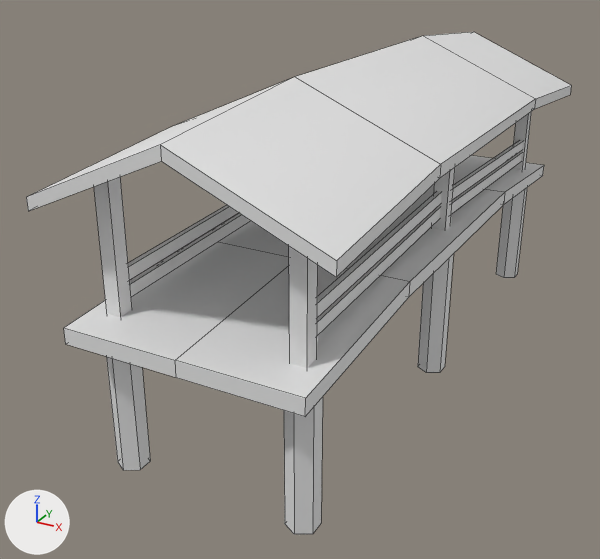
The Blender file resource_files/bridge.blend, before and after one commit.
Both versions are drawn from a camera (50 mm lens) standing at (9.33, -20.72, 8.25) and looking at (-1.21, -1.55, -1.33). The lights are fixed; the arrows at lower left show +X, +Y and +Z. Mesh edges are drawn as thin lines.

Names of what the first picture shows: 'Bridge'.
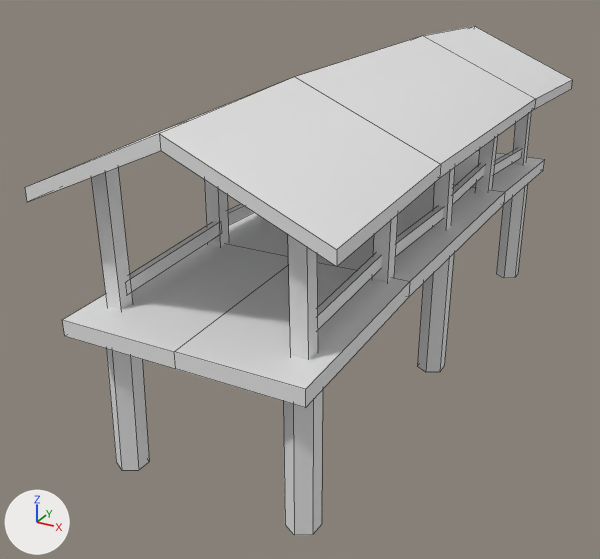
Commit message: edit bridge model

What changed in the scene script:
```text
Change me_cube_002:
    used by ob_bridge; location = (0.0, 0.0, 0.0)
    verts and faces of me_cube_002; kept vertices keep their numbers, new ones are numbered from 124
    before: 0 (-3.0, -9.0, -0.4) at pixel (65, 344), 1 (-3.0, -9.0, 0.0) at pixel (63, 327), 10 (0.0, -9.0, -0.4) at pixel (176, 377), 11 (0.0, -9.0, 0.0) at pixel (175, 360), 28 (-2.7, -7.7, -0.2)
    before: 30 (-2.7, -8.1, -0.2), 32 (-2.4, -8.3, -0.2), 34 (-2.0, -8.1, -0.2), 36 (-2.0, -7.7, -0.2), 38 (-2.4, -7.5, -0.2)
    before: 116 (0.0, -9.0, 4.4) at pixel (160, 144), 117 (-3.6, -9.0, 2.9) at pixel (26, 197), 120 (-3.6, -9.0, 2.6) at pixel (28, 211), 121 (0.0, -9.0, 4.1) at pixel (161, 161)
    before: 2 (-3.0, 9.0, -0.4), 3 (-3.0, 9.0, 0.0), 8 (0.0, 9.0, -0.4), 9 (0.0, 9.0, 0.0), 16 (-2.7, 8.1, -0.2)
    before: 18 (-2.7, 7.7, -0.2), 20 (-2.4, 7.5, -0.2), 22 (-2.0, 7.7, -0.2), 24 (-2.0, 8.1, -0.2), 26 (-2.4, 8.3, -0.2)
    before: 118 (-3.6, 9.0, 2.9), 119 (0.0, 9.0, 4.4) at pixel (473, 31), 122 (0.0, 9.0, 4.1), 123 (-3.6, 9.0, 2.6)
    remove me_cube_002.from_pydata(...)  # 124 vertices, 68 faces; spans x -3.6..0.0, y -9.0..9.0, z -4.0..4.9
    add me_cube_002.from_pydata(...)  # 140 vertices, 84 faces; spans x -3.6..0.0, y -9.0..9.0, z -4.0..4.9
    me_cube_002 part 1: the loose piece of 8 vertices spanning x -2.6..-2.2, y -8.1..-7.7, z 0.0..3.4 is moved by (0.0, 7.9, 0.4)
    me_cube_002 part 2: the loose piece of 8 vertices spanning x -2.6..-2.2, y 7.7..8.1, z 0.0..3.4 is moved by (0.0, 0.0, 0.2)
    me_cube_002 part 3: the loose piece of 8 vertices spanning x -2.6..-2.2, y -0.2..0.2, z 0.3..3.8 is moved by (0.0, -7.9, -0.2)
    me_cube_002 part 4: the loose piece of 8 vertices spanning x -2.6..-2.2, y -0.2..0.2, z 0.3..3.8 is copied, and the copy is moved by (0.0, -3.9, -0.1); it spans x -2.6..-2.1, y -4.1..-3.7, z 0.2..3.7
    me_cube_002 part 5: the loose piece of 8 vertices spanning x -2.6..-2.2, y -0.2..0.2, z 0.3..3.8 is copied, and the copy is moved by (0.0, 3.9, -0.1); it spans x -2.6..-2.1, y 3.7..4.1, z 0.2..3.7
    me_cube_002 part 6: the loose piece of 8 vertices spanning x -2.4..-2.2, y -7.9..0.0, z 0.8..1.5 is rebuilt with 8 vertices and now spans x -2.4..-2.3, y -3.8..-0.1, z 0.7..1.1
    me_cube_002 part 7: the loose piece of 8 vertices spanning x -2.5..-2.3, y 0.0..7.9, z 0.4..1.0 is rebuilt with 8 vertices and now spans x -2.5..-2.3, y 4.0..7.8, z 0.5..1.1
    me_cube_002 part 8: the loose piece of 8 vertices spanning x -2.5..-2.3, y 0.0..7.9, z 0.8..1.4 is rebuilt with 8 vertices and now spans x -2.4..-2.2, y 0.1..3.8, z 0.8..1.2
    me_cube_002 part 9: the loose piece of 8 vertices spanning x -2.4..-2.2, y -7.9..0.0, z 0.3..1.0 is rebuilt with 8 vertices and now spans x -2.4..-2.2, y -7.8..-4.0, z 0.5..1.0
    me_cube_002 part 10
    add for i in [0, 1, 10, 11, 28, 30, 34, 36, 116, 117, 120, 121]: verts[i] += (0.0, 0.0, 0.2)
    add verts[32] = (-2.3, -8.3, 0.0)  # moved
    add verts[38] = (-2.3, -7.5, 0.0)  # moved
    me_cube_002 part 11
    add for i in [2, 3, 8, 9, 16, 18, 22, 24, 118, 119, 122, 123]: verts[i] += (0.0, 0.0, 0.2)
    add verts[20] = (-2.3, 7.5, 0.0)  # moved
    add verts[26] = (-2.3, 8.3, 0.0)  # moved
```

Where the change shows, as pixel boxes [x1, y1, x2, y2] in the pictures (600 x 559 px; the box of a moved part takes in the faces that stretch with it):
'Bridge', reshaped: before [26, 32, 571, 534]; after [25, 26, 572, 535]
part 1 of me_cube_002, moved or reshaped: before [94, 177, 318, 368]; after [433, 168, 455, 230]
part 2 of me_cube_002, moved or reshaped: before [513, 111, 532, 169]; after [512, 112, 531, 165]
part 3 of me_cube_002, moved or reshaped: before [432, 168, 455, 230]; after [92, 167, 318, 360]
part 4 of me_cube_002, added: after [205, 180, 398, 282]
part 5 of me_cube_002, added: after [475, 136, 498, 192]
part 6 of me_cube_002, rebuilt: before [128, 192, 441, 317]; after [228, 204, 443, 256]
part 7 of me_cube_002, rebuilt: before [451, 152, 522, 214]; after [493, 148, 522, 175]
part 8 of me_cube_002, rebuilt: before [453, 141, 523, 199]; after [453, 164, 485, 204]
part 9 of me_cube_002, rebuilt: before [130, 207, 440, 336]; after [130, 222, 382, 330]
part 10 of me_cube_002, moved or reshaped: before [26, 77, 441, 534]; after [25, 77, 441, 535]
part 11 of me_cube_002, moved or reshaped: before [425, 32, 571, 278]; after [424, 26, 572, 278]
